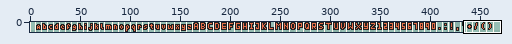
Sprite sheet: assets/fonts/red.png. Above, an overview of the earlier version with the close-up marked.
Close-up. Earlier state:
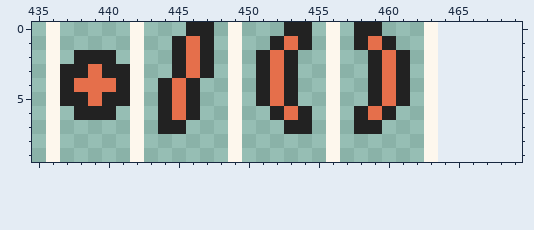
The file is 464x10 pixels. Shown: x 435..469, y 0..9. The old version is drawn lined up with the new one, on the new canvas.
Now the later version:
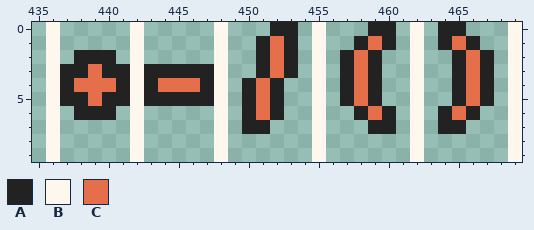
Palette (. is transparent): A #222222  B #fdf7ed  C #e56f4b
From old to new:
canvas 464x10 -> 470x10
y 0: x 446..449 AA.B -> ..B.; x 452 . -> A; x 454..456 A.B -> .B.; x 458 A -> .; x 460 . -> A; x 462..465 .B.. -> B.AA; x 469 . -> B
y 1: x 445..449 ACA.B -> ...B.; x 451..456 .ACA.B -> ACA.B.; x 462..466 .B... -> B.ACA; x 469 . -> B
y 2: x 445..449 ACA.B -> ...B.; x 455..458 .B.. -> B.AC; x 460..463 CA.B -> ..B.; x 465..467 ... -> ACA; x 469 . -> B
y 3: x 443..444 .. -> AA; x 446 C -> A; x 448..449 .B -> B.; x 455..458 .B.. -> B.AC; x 460..463 CA.B -> ..B.; x 465..467 ... -> ACA; x 469 . -> B
y 4: x 443..444 .A -> AC; x 446..453 A..B.ACA -> CAB.ACA.; x 455..458 .B.. -> B.AC; x 460..463 CA.B -> ..B.; x 465..467 ... -> ACA; x 469 . -> B
y 5: x 443 . -> A; x 445 C -> A; x 447..453 ..B.ACA -> AB.ACA.; x 455..458 .B.. -> B.AC; x 460..463 CA.B -> ..B.; x 465..467 ... -> ACA; x 469 . -> B
y 6: x 444..446 ACA -> ...; x 448..451 .B.. -> B.AC; x 453..456 CA.B -> ..B.; x 462..466 .B... -> B.ACA; x 469 . -> B
y 7: x 444..445 AA -> ..; x 448..451 .B.. -> B.AA; x 453..456 AA.B -> ..B.; x 458 A -> .; x 460 . -> A; x 462..465 .B.. -> B.AA; x 469 . -> B
y 8..9: x 448..449 .B -> B.; x 455..456 .B -> B.; x 462..463 .B -> B.; x 469 . -> B
